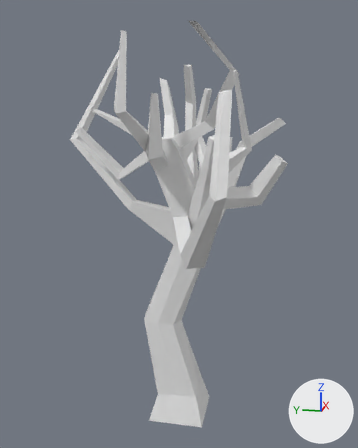
One commit to the FBX model IS, NR - HorrorProject/Assets/Tree1.fbx: the scene before it, then after it.
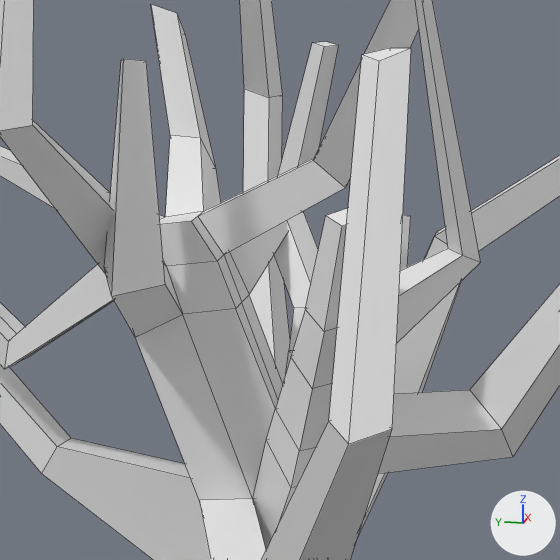
Each version appears first whole from a 50 mm lens placed at (-5.97, -1.17, 4.43), pointed at (-0.12, 0.0, 2.97), and next in a close-up on the part from 33% to 77% of the width and 17% to 52% of the height. Arrows for +X, +Y and +Z are at lower right; the lights stay in place. The close-ups show mesh edges as thin lines.
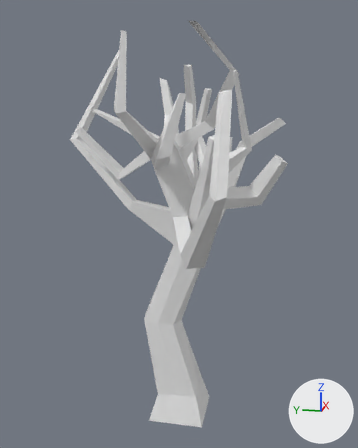
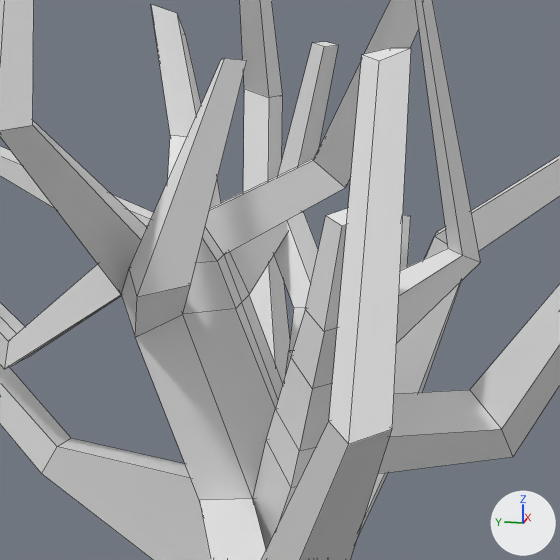
Location of each change, [x1, y1, x2, y2] in pixels of the close-ups (560 x 560 px; the box of a moved part takes in the faces that stretch with it):
part 1 of me_cube, moved or reshaped
    before: [104, 59, 182, 337]
    after: [121, 58, 247, 337]

The change in detail:
me_cube has 234 vertices, 229 faces and spans x -1.61..1.22, y -1.27..1.56, z 0.31..5.29.
me_cube is used by ob_cube; location (0.0, 0.0, 0.0).
Before the commit, vertices of me_cube: 190 (-0.65, 0.24, 3.81) at pixel (111, 296), 191 (-0.53, 0.29, 3.89) at pixel (104, 267), 193 (-0.57, 0.09, 3.85) at pixel (165, 284), 194 (-0.5, 0.23, 4.53) at pixel (123, 58), 195 (-0.44, 0.25, 4.53) at pixel (121, 59).
Before the commit, vertices of me_cube: 196 (-0.4, 0.19, 4.52), 197 (-0.46, 0.17, 4.52) at pixel (146, 60).
Part 1, on me_cube:
Vertices 194 to 197 of me_cube move by (0.0, -0.32, 0.0).
Vertices 190, 191, 193 of me_cube move by (0.0, -0.08, 0.0).
